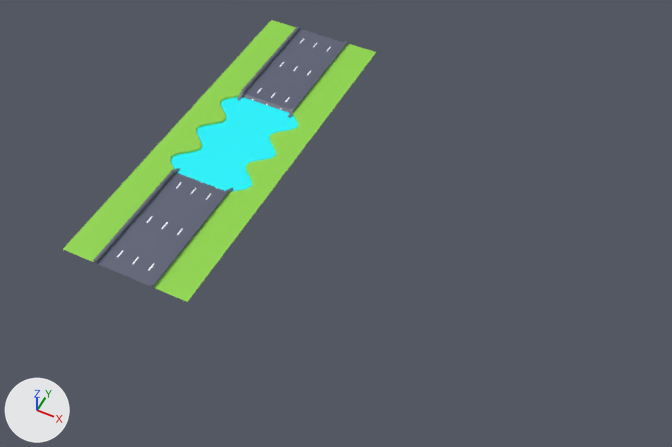
Renders of the FBX model Assets/Imported Assets/Environment Assets/Meshes/Patch_04.fbx from each side of a commit.
The view is the same before and after, from a 50 mm lens placed at (38.5, -159.3, 147.3), pointed at (-23.0, -36.2, -6.6). Lighting does not change. The marker at lower left points along +X, +Y and +Z. Where no turn or scale is listed for an object, it has been applied to the vertices. Vertices at the same position are counted once.

Script lines for the objects in view, before the commit:
```python
mat_ground = principled_material('Ground')
mat_ground.texture = img_ground_psd
me_mesh = bpy.data.meshes.new('Mesh')
me_mesh.from_pydata(...)  # 900 vertices, 729 faces; spans x 0.0..30.5, y -88.3..0.0, z -1.6..0.7
# faces by material slot: [624, 105]
me_mesh.materials.append(mat_ground)  # picture img_ground_psd
me_mesh.materials.append(mat_road)  # picture img_road_psd
me_mesh_001 = bpy.data.meshes.new('Mesh.001')
me_mesh_001.from_pydata([(-11.3, -15.3, 0.0), (11.3, -15.3, 0.0), (-11.3, 15.3, 0.0), (11.3, 15.3, 0.0)], [], [(0, 1, 3, 2)])
me_mesh_001.materials.append(mat_water)  # cyan #00f6ff
ob_patch_04 = bpy.data.objects.new('patch_04', me_mesh)
ob_patch_04.location = (-67.8, 15.2, 0.0)
ob_water = bpy.data.objects.new('Water', me_mesh_001)
ob_water.location = (-52.2, -29.1, -0.4)
```
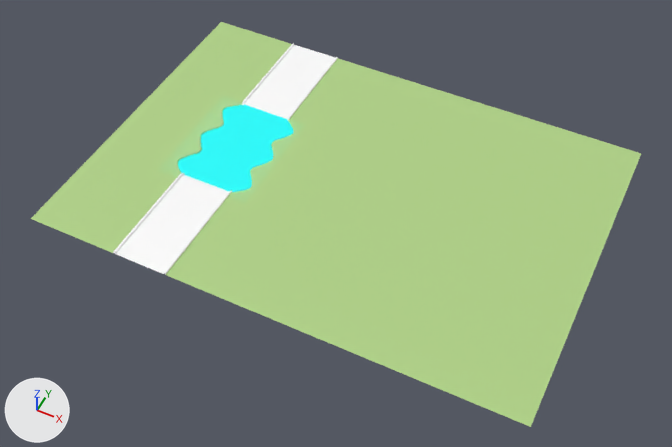
The newer file is also rescaled (x1.105), turned or shifted as a whole; pictures and numbers use the older file's frame.

Pixel boxes [x1, y1, x2, y2] of what changed, in the pictures (672 x 447 px; the box of a moved part takes in the faces that stretch with it):
'Patch_04', added
    after: [31, 22, 641, 427]
    faces in mat_ground: [31, 22, 641, 427]
    faces in mat_road_2 (white #ffffff): [115, 45, 335, 274]
    faces in mat_white_border (white #ffffff): [113, 43, 338, 275]
'patch_04', deleted
    before: [63, 20, 376, 302]
    faces in mat_ground (picture img_ground_psd): [63, 20, 376, 302]
    faces in mat_road (picture img_road_psd): [93, 26, 348, 287]
part 1 of me_mesh_001, moved or reshaped
    before: [171, 97, 298, 191]
    after: [178, 105, 293, 192]

The change, as a list of edits to the scene's bpy script:
```text
Change img_ground_psd:
    img_ground_psd: load_image('Ground.psd', '../Textures/Ground.jpg', 1024, 1024, 'sRGB') -> load_image('Ground.psd', '../Textures/Ground.jpg', 1024, 1024, 'Non-Color')
Change mat_ground:
    add n3 = _N.new('ShaderNodeTexImage'); n3.name = 'Image Texture.001'
    add n3.image = img_ground_psd
    where n0 = _N.new('ShaderNodeBsdfPrincipled'); n0.name = 'Principled BSDF'
    add _L.new(n3.outputs[0], n0.inputs[4])  # 'Color' to 'Alpha'
Add mat_road_2:
    mat_road_2 = principled_material('Road_2')
    mat_road_2.base_color = (1.0, 1.0, 1.0)  # white #ffffff
Add mat_white_border:
    mat_white_border = principled_material('White_Border')
    mat_white_border.base_color = (1.0, 1.0, 1.0)  # white #ffffff
Change me_mesh_001:
    where me_mesh_001.from_pydata(...)  # 4 vertices, 1 face; spans x -11.3..11.3, y -15.3..15.3, z 0.0
    used by ob_water; location = (-52.2, -29.1, -0.4)
    me_mesh_001 part 1
    me_mesh_001.vertices[2].co: (-11.3, 15.3, 0.0) -> (-11.3, 12.6, 0.0)  # not seen -> pixel (222, 96)
    me_mesh_001.vertices[3].co: (11.3, 15.3, 0.0) -> (11.3, 12.6, 0.0)  # not seen -> pixel (305, 124)
Add me_mesh_1:
    me_mesh_1.from_pydata(...)  # 873 vertices, 715 faces; spans x 0.0..111.4, y -78.0..0.0, z -1.7..0.3
    # faces by material slot: [624, 13, 78]
    me_mesh_1.materials.append(mat_ground)
    me_mesh_1.materials.append(mat_road_2)  # white #ffffff
    me_mesh_1.materials.append(mat_white_border)  # white #ffffff
Remove ob_patch_04:
    ob_patch_04 = bpy.data.objects.new('patch_04', me_mesh)
    ob_patch_04.location = (-67.8, 15.2, 0.0)
Add ob_patch_04_1:
    ob_patch_04_1 = bpy.data.objects.new('Patch_04', me_mesh_1)
    ob_patch_04_1.location = (-79.3, 8.8, -0.2)
```
